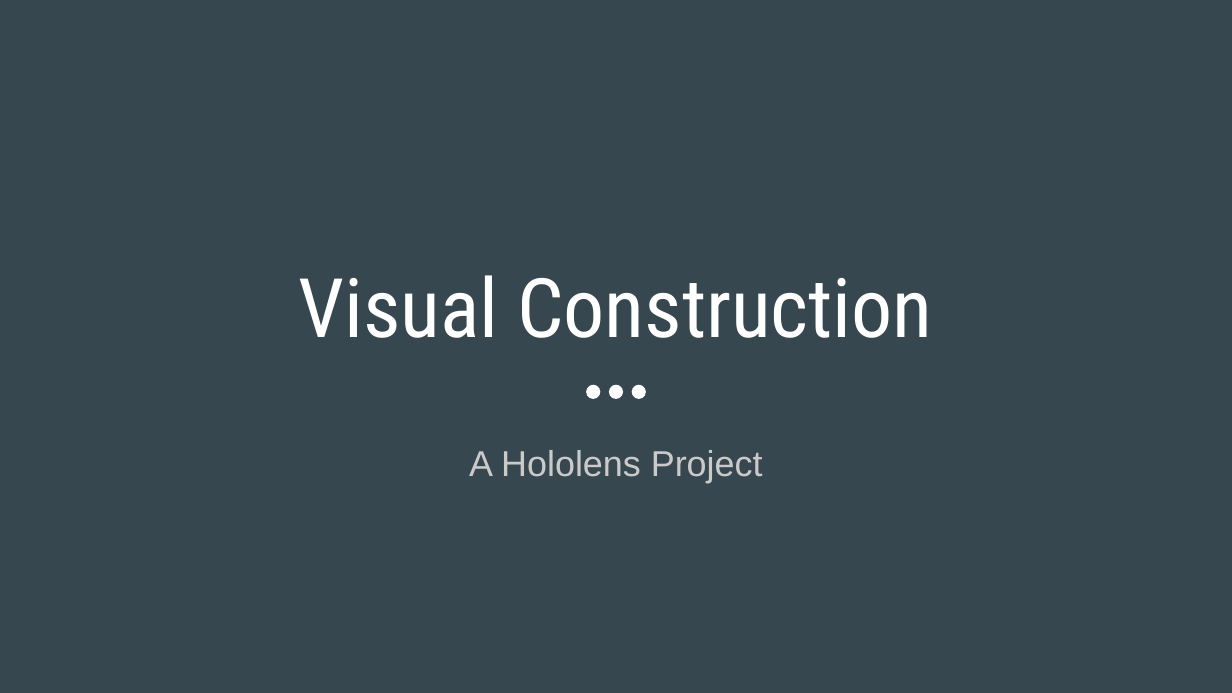
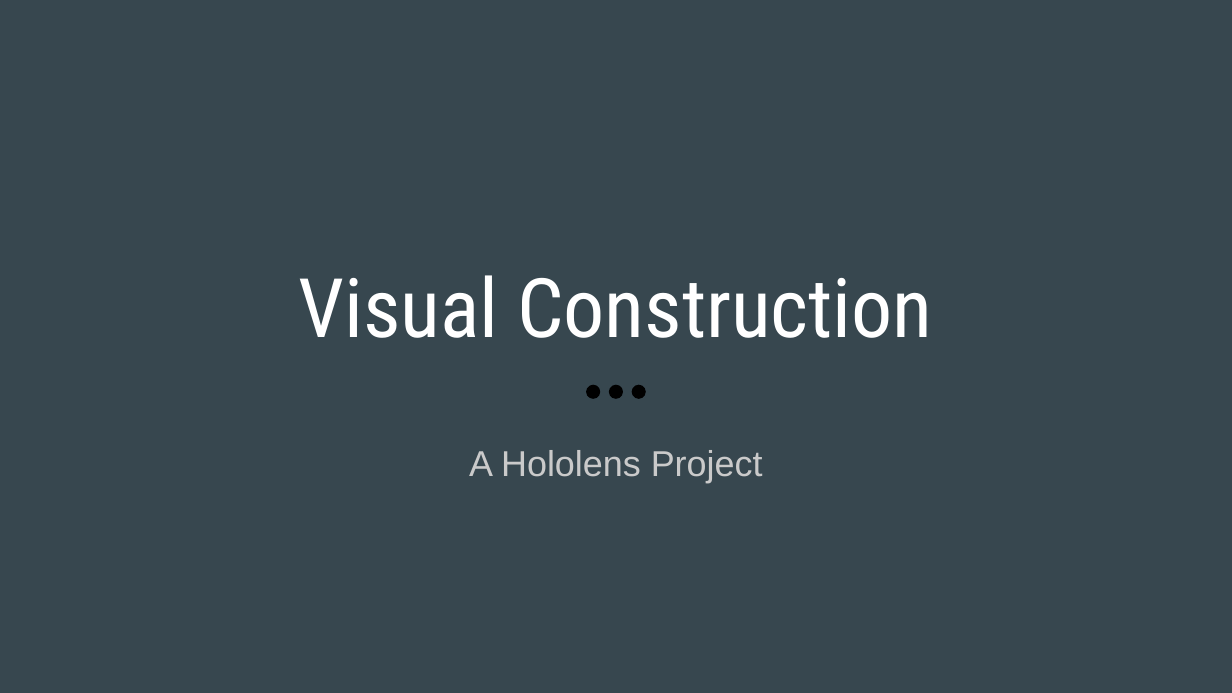
Before and after one commit to vcheng3/vcheng3.github.io, a slide deck: slide 1 of documents/presentation.pptx. Drawn at 1232x693 pixels with LibreOffice and Linux fonts; fonts in the diff are those of the drawing. Boxes give left, top, right and bottom in pixels: in the first picture for what was removed or moved away, otherwise in the second. Text is boxed around its words. In the diff, an @@ line names an element or a change of style, - is before the commit and + after.

```diff
--- a/documents/presentation.pptx
+++ b/documents/presentation.pptx
@@ fill #FFFFFF to #000000 in 3 elements at bbox=[609, 384, 622, 398], bbox=[632, 384, 646, 398], bbox=[586, 384, 600, 398] @@
```
Also in this commit, not shown: 15 other slides changed, 6 other files.
